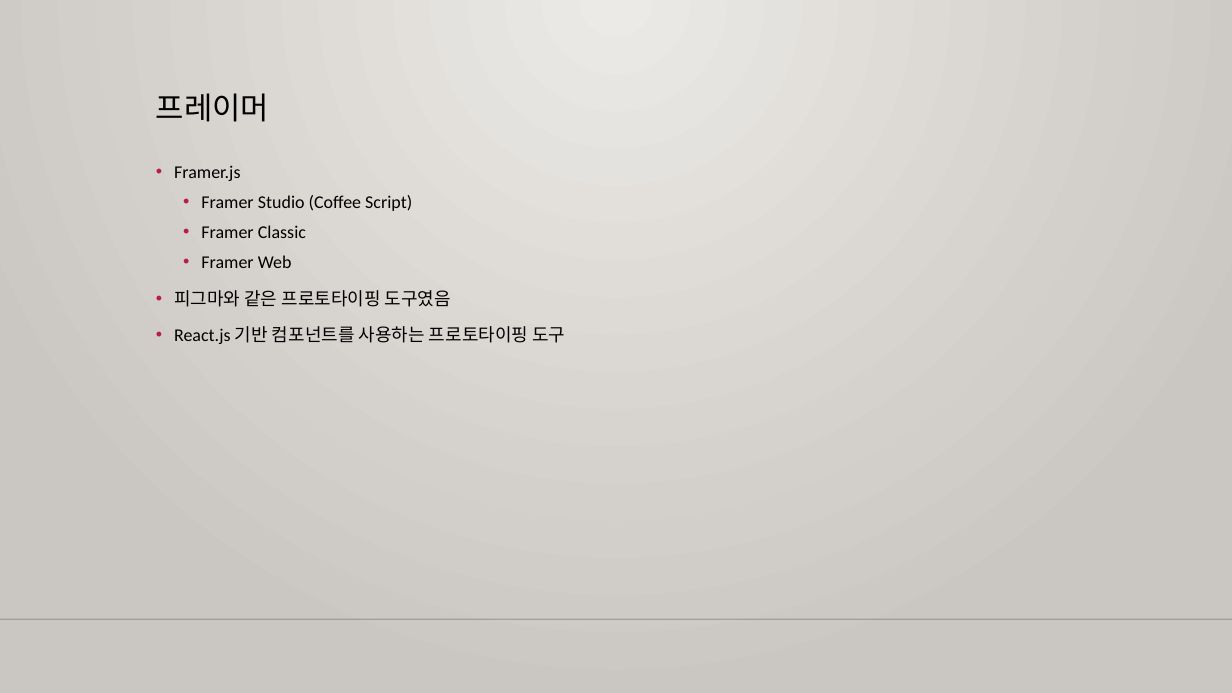
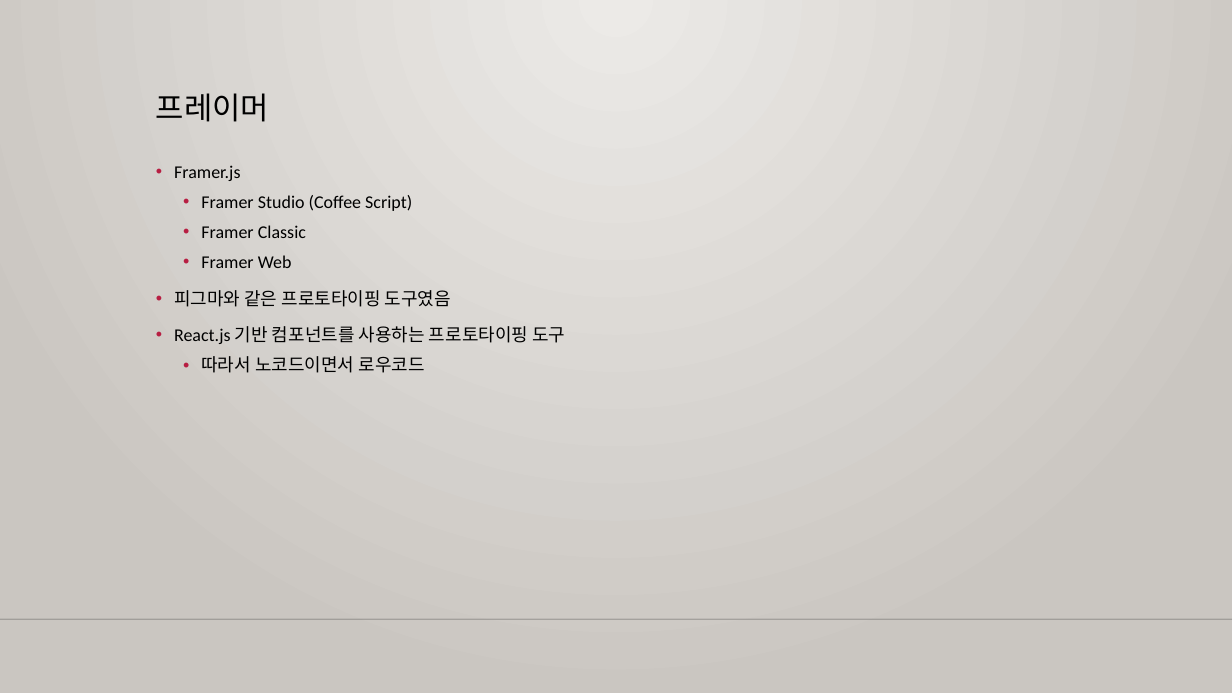
Before and after one commit to m00nlygreat/obsidian-vault, a slide deck: slide 2 of 노코드 엔지니어링/프레이머로 블로그 만들기.pptx. Drawn at 1232x693 pixels with LibreOffice and Linux fonts; fonts in the diff are those of the drawing; background and template pictures are left out. Boxes give left, top, right and bottom in pixels: in the first picture for what was removed or moved away, otherwise in the second. Text is boxed around its words. In the diff, an @@ line names an element or a change of style, - is before the commit and + after.

Commit message:
백업 완료: 2023-11-26 04:40:07
Affected files:
.obsidian/workspace.json
노코드 엔지니어링/노코드 최강자 버블.md
노코드 엔지니어링/프레이머로 블로그 만들기.md
노코드 엔지니어링/프레이머로 블로그 만들기.pptx

```diff
--- a/노코드 엔지니어링/프레이머로 블로그 만들기.pptx
+++ b/노코드 엔지니어링/프레이머로 블로그 만들기.pptx
@@ text at (x1=201, y1=356, x2=424, y2=373): paragraph added @@
+  • 따라서 노코드이면서 로우코드
```
Also in this commit, not shown: 3 other slides changed, 7 slides added, 3 other files.
